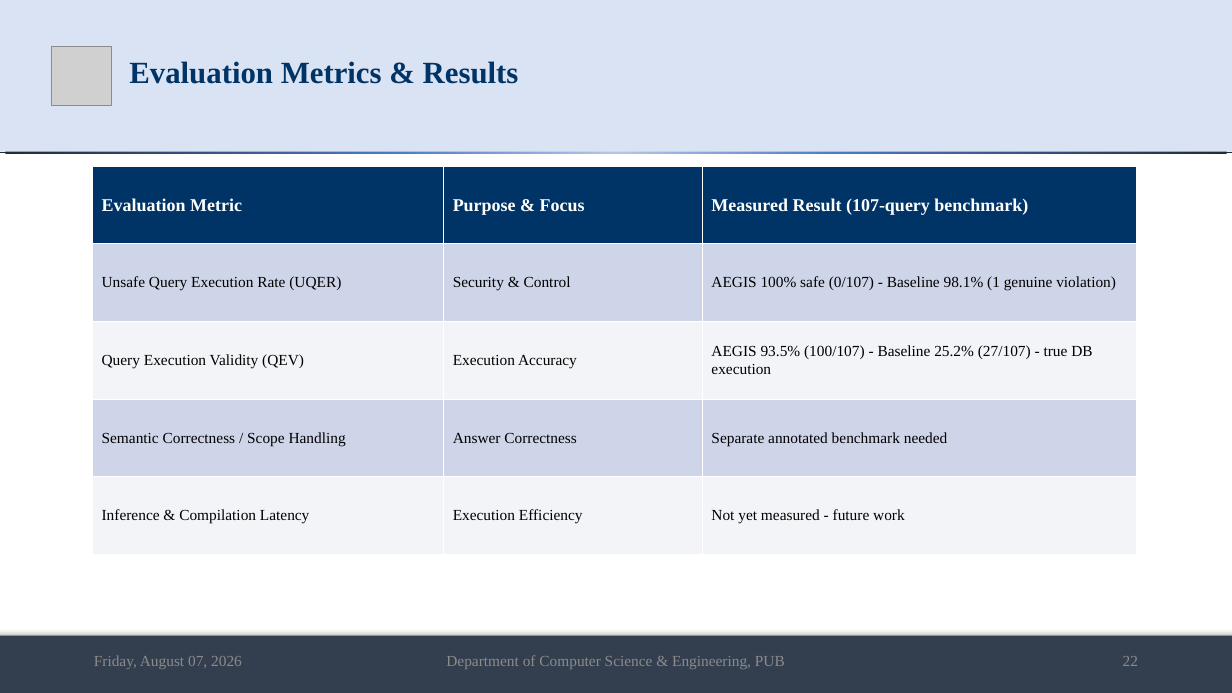
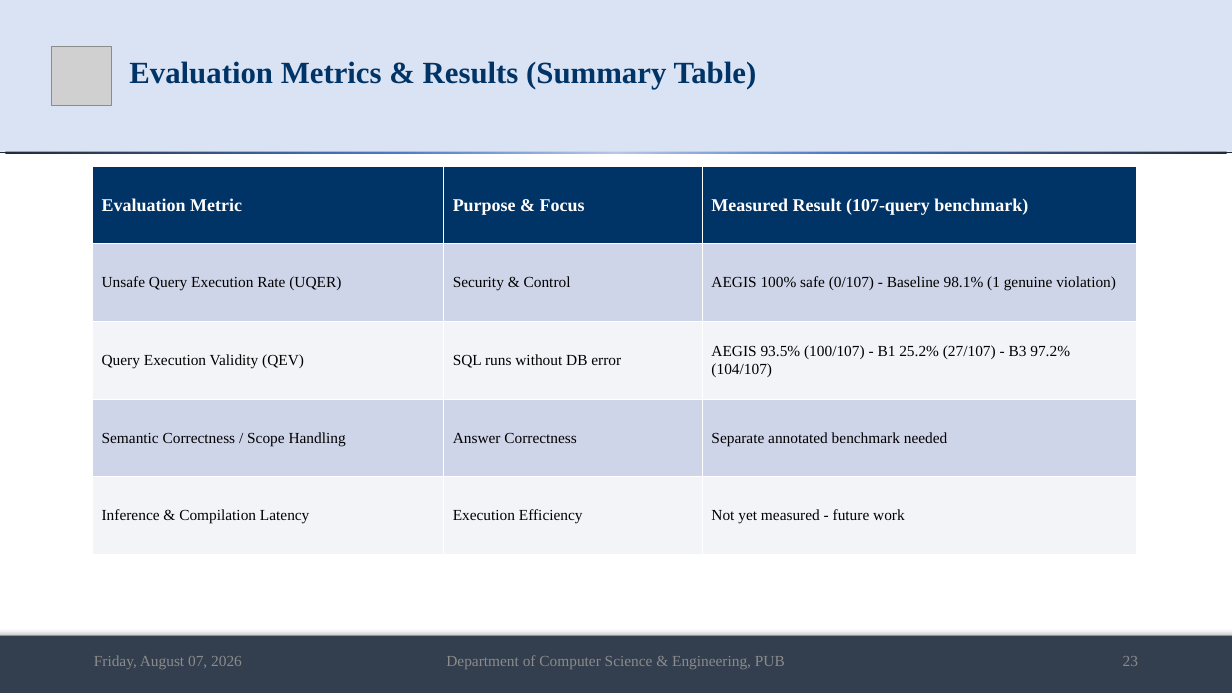
Before and after one commit to md-riaz/AEGIS-Research, a slide deck: slide 23 of docs/scripts/Md_Riaz_Mid_Defense_Final_0322310105101024.pptx (slide 22 before the commit). Drawn at 1232x693 pixels with LibreOffice and Linux fonts; fonts in the diff are those of the drawing; grey boxes stand for pictures. Boxes give left, top, right and bottom in pixels: in the first picture for what was removed or moved away, otherwise in the second. Text is boxed around its words. In the diff, an @@ line names an element or a change of style, - is before the commit and + after.

```diff
--- a/docs/scripts/Md_Riaz_Mid_Defense_Final_0322310105101024.pptx
+++ b/docs/scripts/Md_Riaz_Mid_Defense_Final_0322310105101024.pptx
@@ title at (x1=129, y1=61, x2=757, y2=89): text changed @@
-Evaluation Metrics & Results
+Evaluation Metrics & Results (Summary Table)
@@ table at (x1=92, y1=166, x2=1137, y2=555) @@
-row 3, column 2: Execution Accuracy
+row 3, column 2: SQL runs without DB error
-row 3, column 3: AEGIS 93.5% (100/107) - Baseline 25.2% (27/107) - true DB execution
+row 3, column 3: AEGIS 93.5% (100/107) - B1 25.2% (27/107) - B3 97.2% (104/107)
@@ text at (x1=1123, y1=656, x2=1138, y2=666): text changed @@
-22
+23
```
Also in this commit, not shown: 11 other slides changed, 1 slide added, 33 other files.
